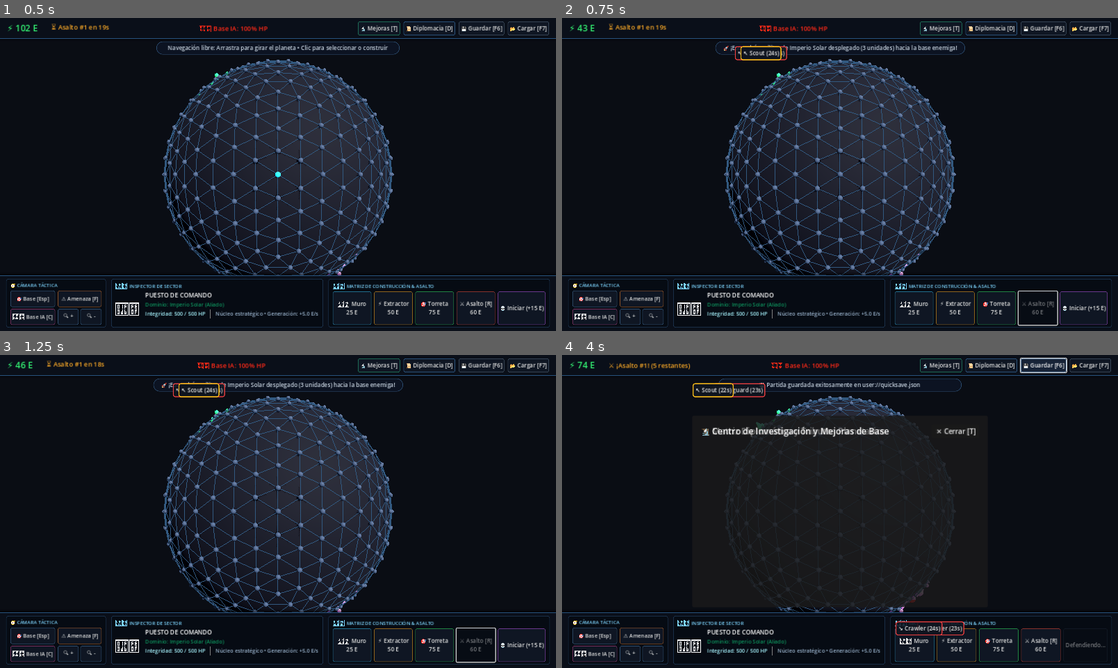
Above: before the commit, frames 1-4 (two rows, left to right).
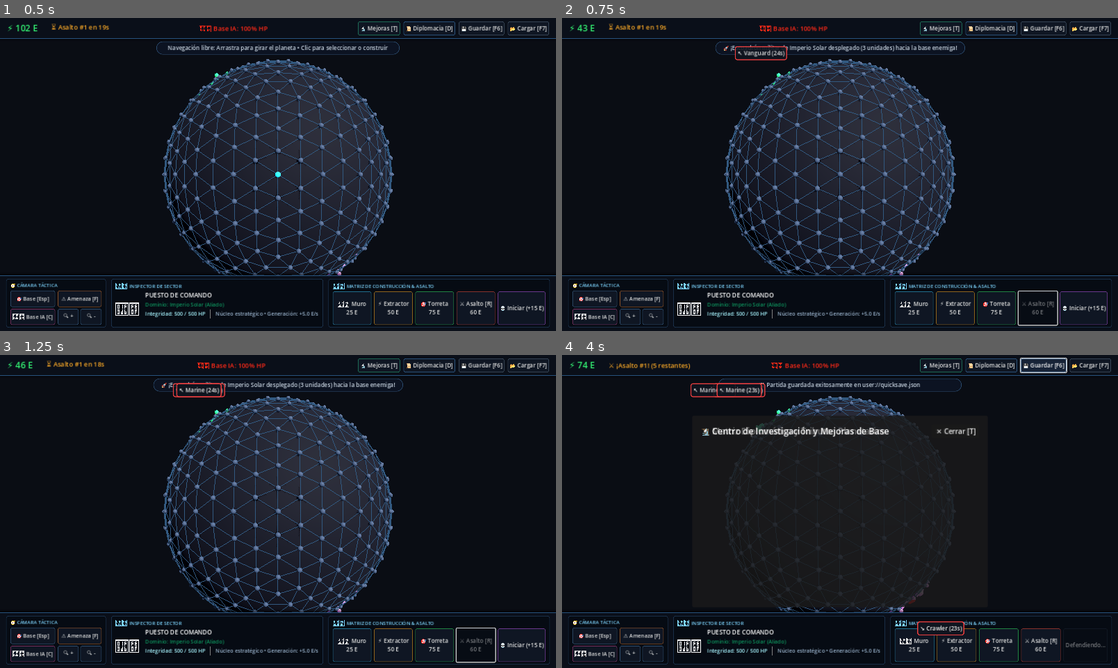
Above: after the commit, the same moments.

Repository: omarneyra/invassion
Game: Godot game, scene res://scenes/main.tscn
The game is run twice, just before and just after one commit, with the same random seed, the same clock (stepped at 60 frames per second) and the same inputs.
Inputs:
- Up to frame 1 (0.5 s): no input
- Up to frame 2 (0.75 s): click "⚔️ Asalto [R] 60 E" at 0.5 s
- Up to frame 3 (1.25 s): no input
- Up to frame 4 (4 s): click "💀 Iniciar (+15 E)" at 1.25 s; click "🔬 Mejoras [T]" at 2 s; click "📜 Diplomacia [D]" at 2.75 s; click "💾 Guardar [F6]" at 3.5 s

Frame 1 is identical in both runs. In frame 2, 0.2% of the frame differs, in the area x 32-40%, y 8-14%; in frame 3, 0.2%; in frame 4, 0.4%, in the area x 23-73%, y 8-90%.
Error in both runs: Invalid call. Nonexistent function 'add_theme_constants_override' in base 'HBoxContainer'. (res://scenes/main.gd:998)

Commit message:
feat: rebalance 8 races squad doctrines and add structural building armor

Diff:
--- a/scenes/main.gd
+++ b/scenes/main.gd
@@ -486,7 +486,7 @@
 		invader_counter += 1
 		var arch = composition[i]
 		var target_lane = lanes[i % lanes.size()]
-		var delay = i * 2.0
+		var delay = i * 0.4
 		var new_inv = CombatLogic.spawn_invader(invader_counter, target_lane, arch, delay)
 		new_inv["faction_id"] = 2
 		active_invaders.append(new_inv)
--- a/scenes/planet_view.gd
+++ b/scenes/planet_view.gd
@@ -585,8 +585,8 @@
 		custom_mat.emission = col.darkened(0.15)
 		custom_mat.emission_energy_multiplier = 1.3
 
-	if archetype == "scout":
-		# Scout veloz (aerodinámico)
+	if archetype == "scout" or archetype == "marine" or archetype == "psionic_disciple":
+		# Infantería / Scout veloz (cono aerodinámico)
 		var body = MeshInstance3D.new()
 		var cone = CylinderMesh.new()
 		cone.top_radius = 0.04
@@ -597,27 +597,79 @@
 		body.position = Vector3(0, 0.12, 0)
 		root.add_child(body)
 
-	elif archetype == "brute":
-		# Brute acorazado (pesado)
+	elif archetype == "broodling":
+		# Enjambre insectoide: cuerpo aplanado con púas dorsales
+		var body = MeshInstance3D.new()
+		var s_mesh = SphereMesh.new()
+		s_mesh.radius = 0.14
+		s_mesh.height = 0.16
+		body.mesh = s_mesh
+		body.material_override = custom_mat if custom_mat != null else mat_invader
+		body.position = Vector3(0, 0.08, 0)
+		root.add_child(body)
+
+		var horn = MeshInstance3D.new()
+		var c_mesh = CylinderMesh.new()
+		c_mesh.top_radius = 0.01
+		c_mesh.bottom_radius = 0.08
+		c_mesh.height = 0.22
+		horn.mesh = c_mesh
+		horn.material_override = custom_mat if custom_mat != null else mat_invader
+		horn.position = Vector3(0, 0.16, 0.08)
+		horn.rotation_degrees = Vector3(30, 0, 0)
+		root.add_child(horn)
+
+	elif archetype == "juggernaut" or archetype == "brute":
+		# Coloso / Brute acorazado monolítico
 		var body = MeshInstance3D.new()
 		var b_mesh = BoxMesh.new()
-		b_mesh.size = Vector3(0.35, 0.28, 0.35)
+		b_mesh.size = Vector3(0.38, 0.32, 0.38)
 		body.mesh = b_mesh
 		body.material_override = custom_mat if custom_mat != null else mat_invader_brute
+		body.position = Vector3(0, 0.16, 0)
+		root.add_child(body)
+
+		var armor = MeshInstance3D.new()
+		var armor_box = BoxMesh.new()
+		armor_box.size = Vector3(0.46, 0.12, 0.46)
+		armor.mesh = armor_box
+		armor.material_override = mat_turret
+		armor.position = Vector3(0, 0.26, 0)
+		root.add_child(armor)
+
+	elif archetype == "railgun_mech":
+		# Artillería electromagnética con cañón largo
+		var body = MeshInstance3D.new()
+		var b_mesh = BoxMesh.new()
+		b_mesh.size = Vector3(0.28, 0.22, 0.28)
+		body.mesh = b_mesh
+		body.material_override = custom_mat if custom_mat != null else mat_invader
+		body.position = Vector3(0, 0.12, 0)
+		root.add_child(body)
+
+		var barrel = MeshInstance3D.new()
+		var cyl = CylinderMesh.new()
+		cyl.top_radius = 0.03
+		cyl.bottom_radius = 0.05
+		cyl.height = 0.45
+		barrel.mesh = cyl
+		barrel.material_override = custom_mat if custom_mat != null else mat_turret
+		barrel.position = Vector3(0, 0.22, 0.18)
+		barrel.rotation_degrees = Vector3(70, 0, 0)
+		root.add_child(barrel)
+
+	elif archetype == "storm_skimmer":
+		# Deslizador aéreo / ala en delta
+		var body = MeshInstance3D.new()
+		var prism = PrismMesh.new()
+		prism.size = Vector3(0.38, 0.08, 0.32)
+		body.mesh = prism
+		body.material_override = custom_mat if custom_mat != null else mat_invader_scout
 		body.position = Vector3(0, 0.15, 0)
 		root.add_child(body)
 
-		# Placas de blindaje
-		var armor = MeshInstance3D.new()
-		var armor_box = BoxMesh.new()
-		armor_box.size = Vector3(0.42, 0.1, 0.42)
-		armor.mesh = armor_box
-		armor.material_override = mat_turret
-		armor.position = Vector3(0, 0.24, 0)
-		root.add_child(armor)
-
 	else:
-		# Vanguard / Crawler estándar
+		# Vanguard / Crawler / Void Infestor estándar
 		var body = MeshInstance3D.new()
 		var s_mesh = SphereMesh.new()
 		s_mesh.radius = 0.2
--- a/scripts/logic/ai_commander.gd
+++ b/scripts/logic/ai_commander.gd
@@ -166,51 +166,35 @@
 	if enemy_fid == null or path.is_empty() or path.size() <= 1:
 		return [false, [], 0.0, null, "No se encontró base enemiga alcanzable"]
 
-	var race_data: Dictionary = RacesLogic.get_race_data(fdata.get("race", "solarian"))
-	var unique: Dictionary = race_data.get("unique_unit", {})
+	var race_id: String = fdata.get("race", "solarian")
+	var race_data: Dictionary = RacesLogic.get_race_data(race_id)
+	var doctrine_units: Array = RacesLogic.get_race_squad_composition(race_id)
 
 	var squad: Array = []
 	var base_node = fdata.get("base_node", 0)
 
-	# Unidad líder de raza
-	squad.append({
-		"id": "%d_%d_lead_%d" % [faction_id, base_node, int(energy)],
-		"faction_id": faction_id,
-		"target_faction": enemy_fid,
-		"archetype": unique.get("type", "vanguard"),
-		"hp": float(unique.get("hp", 100.0)),
-		"max_hp": float(unique.get("max_hp", 100.0)),
-		"speed": float(unique.get("speed", 0.5)),
-		"damage": float(unique.get("damage", 20.0)),
-		"progress": 0.0,
-		"current_node": path[0],
-		"path": path.duplicate(),
-		"path_index": 0,
-		"attack_cooldown": 1.0,
-		"attack_timer": 0.0,
-		"state": "marching",
-		"color": race_data.get("color", "#22c55e"),
-	})
-
-	# Escoltas
-	for idx in range(1, 3):
+	for idx in range(doctrine_units.size()):
+		var u: Dictionary = doctrine_units[idx]
+		var sdelay: float = float(u.get("spawn_delay", 0.0))
 		squad.append({
-			"id": "%d_%d_escort_%d_%d" % [faction_id, base_node, idx, int(energy)],
+			"id": "%d_%d_%s_%d_%d" % [faction_id, base_node, u.get("archetype", "unit"), idx, int(energy)],
 			"faction_id": faction_id,
 			"target_faction": enemy_fid,
-			"archetype": "scout",
-			"hp": 40.0,
-			"max_hp": 40.0,
-			"speed": 0.8,
-			"damage": 10.0,
+			"archetype": u.get("archetype", "scout"),
+			"role": u.get("role", "heavy"),
+			"hp": float(u.get("hp", 40.0)),
+			"max_hp": float(u.get("max_hp", 40.0)),
+			"speed": float(u.get("speed", 0.7)),
+			"damage": float(u.get("damage", 10.0)),
 			"progress": 0.0,
 			"current_node": path[0],
 			"path": path.duplicate(),
 			"path_index": 0,
 			"attack_cooldown": 1.0,
 			"attack_timer": 0.0,
-			"state": "marching",
-			"spawn_delay": float(idx * 0.8),
+			"state": "spawning" if sdelay > 0.0 else "marching",
+			"spawn_delay": sdelay,
+			"scale": float(u.get("scale", 1.0)),
 			"color": race_data.get("color", "#22c55e"),
 		})
 
--- a/scripts/logic/combat.gd
+++ b/scripts/logic/combat.gd
@@ -253,7 +253,16 @@
 
 		var target = find_turret_target(nid, building, updated_invaders, icosphere, factions_data)
 		if target != null and timer >= cooldown:
-			var damage: float = building.get("damage", 35.0 if building.get("type") == "turret" else 20.0)
+			var raw_damage: float = building.get("damage", 35.0 if building.get("type") == "turret" else 20.0)
+			var target_fid: int = target.get("faction_id", 0)
+			var target_race: String = ""
+			if factions_data != null and (factions_data is Dictionary) and factions_data.has("factions"):
+				if factions_data["factions"].has(target_fid):
+					target_race = factions_data["factions"][target_fid].get("race", "")
+
+			var damage: float = RacesLogic.calculate_incoming_damage(
+				raw_damage, false, "", target_race
+			)
 			target["hp"] -= damage
 			timer = 0.0
 			events.append({
@@ -272,8 +281,21 @@
 		elif target == null and factions_data != null and timer >= cooldown and building.get("type") == "turret":
 			var target_bld_node = find_turret_building_target(nid, building, new_world["nodes"], icosphere, factions_data)
 			if target_bld_node != null:
-				var damage: float = building.get("damage", 35.0)
+				var raw_damage: float = building.get("damage", 35.0)
+				var turret_race: String = ""
+				var b_fid: int = building.get("faction_id", 1)
+				if factions_data.has("factions") and factions_data["factions"].has(b_fid):
+					turret_race = factions_data["factions"][b_fid].get("race", "")
+
 				var target_bld = new_world["nodes"][target_bld_node]["building"]
+				var target_bld_fid: int = target_bld.get("faction_id", 0)
+				var target_race: String = ""
+				if factions_data.has("factions") and factions_data["factions"].has(target_bld_fid):
+					target_race = factions_data["factions"][target_bld_fid].get("race", "")
+
+				var damage: float = RacesLogic.calculate_incoming_damage(
+					raw_damage, true, turret_race, target_race, "heavy"
+				)
 				target_bld["hp"] -= damage
 				timer = 0.0
 				events.append({
@@ -318,11 +340,23 @@
 				inv["attack_timer"] += delta_time
 				if inv["attack_timer"] >= inv["attack_cooldown"]:
 					inv["attack_timer"] = 0.0
-					target_bld["hp"] -= inv["damage"]
+					var attacker_role: String = inv.get("role", "light" if inv.get("archetype") in ["scout", "broodling", "pulse_drone", "marine", "psionic_disciple", "crawler"] else "heavy")
+					var attacker_race: String = ""
+					var defender_race: String = ""
+					if factions_data != null and (factions_data is Dictionary) and factions_data.has("factions"):
+						if factions_data["factions"].has(inv_fid):
+							attacker_race = factions_data["factions"][inv_fid].get("race", "")
+						if factions_data["factions"].has(bld_fid):
+							defender_race = factions_data["factions"][bld_fid].get("race", "")
+
+					var effective_damage: float = RacesLogic.calculate_incoming_damage(
+						float(inv["damage"]), true, attacker_race, defender_race, attacker_role
+					)
+					target_bld["hp"] -= effective_damage
 					events.append({
 						"type": "building_damaged",
 						"node_id": curr_node,
-						"damage": inv["damage"],
+						"damage": effective_damage,
 						"remaining_hp": target_bld["hp"],
 						"target_faction": bld_fid,
 						"attacker_faction": inv_fid,
--- a/scripts/logic/races.gd
+++ b/scripts/logic/races.gd
@@ -35,11 +35,19 @@
 		"unique_unit": {
 			"type": "vanguard",
 			"name": "Vanguard Mech",
-			"hp": 140.0,
-			"max_hp": 140.0,
+			"hp": 120.0,
+			"max_hp": 120.0,
 			"speed": 0.50,
-			"damage": 22.0,
+			"damage": 20.0,
 			"trait": "Infantería mecanizada pesada con blindaje reforzado.",
+		},
+		"squad_doctrine": {
+			"name": "Armored Spearhead",
+			"units": [
+				{"archetype": "vanguard", "name": "Vanguard Mech", "hp": 120.0, "max_hp": 120.0, "speed": 0.50, "damage": 20.0, "role": "heavy", "spawn_delay": 0.0, "scale": 1.2},
+				{"archetype": "marine", "name": "Infantry Marine", "hp": 40.0, "max_hp": 40.0, "speed": 0.70, "damage": 10.0, "role": "light", "spawn_delay": 0.3, "scale": 0.8},
+				{"archetype": "marine", "name": "Infantry Marine", "hp": 40.0, "max_hp": 40.0, "speed": 0.70, "damage": 10.0, "role": "light", "spawn_delay": 0.6, "scale": 0.8},
+			],
 		},
 		"team_bonus": {
 			"type": "passive_income_bonus",
@@ -81,8 +89,18 @@
 			"hp": 45.0,
 			"max_hp": 45.0,
 			"speed": 1.10,
-			"damage": 12.0,
+			"damage": 10.0,
 			"trait": "Avanza a gran velocidad y regenera tejido biológico.",
+		},
+		"squad_doctrine": {
+			"name": "Brood Swarm",
+			"units": [
+				{"archetype": "broodling", "name": "Broodling", "hp": 45.0, "max_hp": 45.0, "speed": 1.10, "damage": 10.0, "role": "light", "spawn_delay": 0.0, "scale": 0.7},
+				{"archetype": "broodling", "name": "Broodling", "hp": 45.0, "max_hp": 45.0, "speed": 1.10, "damage": 10.0, "role": "light", "spawn_delay": 0.2, "scale": 0.7},
+				{"archetype": "broodling", "name": "Broodling", "hp": 45.0, "max_hp": 45.0, "speed": 1.10, "damage": 10.0, "role": "light", "spawn_delay": 0.4, "scale": 0.7},
+				{"archetype": "broodling", "name": "Broodling", "hp": 45.0, "max_hp": 45.0, "speed": 1.10, "damage": 10.0, "role": "light", "spawn_delay": 0.6, "scale": 0.7},
+				{"archetype": "broodling", "name": "Broodling", "hp": 45.0, "max_hp": 45.0, "speed": 1.10, "damage": 10.0, "role": "light", "spawn_delay": 0.8, "scale": 0.7},
+			],
 		},
 		"team_bonus": {
 			"type": "spawn_delay_reduction",
@@ -123,9 +141,17 @@
 			"name": "Railgun Automaton",
 			"hp": 90.0,
 			"max_hp": 90.0,
-			"speed": 0.40,
-			"damage": 40.0,
+			"speed": 0.45,
+			"damage": 35.0,
 			"trait": "Artillería electromagnética con impacto a distancia.",
+		},
+		"squad_doctrine": {
+			"name": "Quantum Battery",
+			"units": [
+				{"archetype": "railgun_mech", "name": "Railgun Automaton", "hp": 90.0, "max_hp": 90.0, "speed": 0.45, "damage": 35.0, "role": "heavy", "spawn_delay": 0.0, "scale": 1.1},
+				{"archetype": "pulse_drone", "name": "Pulse Drone", "hp": 40.0, "max_hp": 40.0, "speed": 0.75, "damage": 8.0, "role": "light", "spawn_delay": 0.35, "scale": 0.75},
+				{"archetype": "pulse_drone", "name": "Pulse Drone", "hp": 40.0, "max_hp": 40.0, "speed": 0.75, "damage": 8.0, "role": "light", "spawn_delay": 0.70, "scale": 0.75},
+			],
 		},
 		"team_bonus": {
 			"type": "turret_damage_bonus",
@@ -164,11 +190,19 @@
 		"unique_unit": {
 			"type": "archon_strider",
 			"name": "Archon Strider",
-			"hp": 160.0,
-			"max_hp": 160.0,
-			"speed": 0.45,
-			"damage": 28.0,
+			"hp": 130.0,
+			"max_hp": 130.0,
+			"speed": 0.50,
+			"damage": 24.0,
 			"trait": "Emite campos de energía psiónica al avanzar.",
+		},
+		"squad_doctrine": {
+			"name": "Psionic Phalanx",
+			"units": [
+				{"archetype": "archon_strider", "name": "Archon Strider", "hp": 130.0, "max_hp": 130.0, "speed": 0.50, "damage": 24.0, "role": "heavy", "spawn_delay": 0.0, "scale": 1.2},
+				{"archetype": "psionic_disciple", "name": "Psionic Disciple", "hp": 40.0, "max_hp": 40.0, "speed": 0.65, "damage": 10.0, "role": "light", "spawn_delay": 0.35, "scale": 0.8},
+				{"archetype": "psionic_disciple", "name": "Psionic Disciple", "hp": 40.0, "max_hp": 40.0, "speed": 0.65, "damage": 10.0, "role": "light", "spawn_delay": 0.70, "scale": 0.8},
+			],
 		},
 		"team_bonus": {
 			"type": "purification_range_bonus",
@@ -207,11 +241,19 @@
 		"unique_unit": {
 			"type": "raider_scout",
 			"name": "Raider Scout",
-			"hp": 50.0,
-			"max_hp": 50.0,
-			"speed": 0.95,
-			"damage": 18.0,
+			"hp": 55.0,
+			"max_hp": 55.0,
+			"speed": 0.90,
+			"damage": 14.0,
 			"trait": "Infiltrador táctico con bonificación extrema de demolición.",
+		},
+		"squad_doctrine": {
+			"name": "Scavenger Raiding Party",
+			"units": [
+				{"archetype": "raider_scout", "name": "Raider Scout", "hp": 55.0, "max_hp": 55.0, "speed": 0.90, "damage": 14.0, "role": "siege", "spawn_delay": 0.0, "scale": 0.85},
+				{"archetype": "raider_scout", "name": "Raider Scout", "hp": 55.0, "max_hp": 55.0, "speed": 0.90, "damage": 14.0, "role": "siege", "spawn_delay": 0.30, "scale": 0.85},
+				{"archetype": "raider_scout", "name": "Raider Scout", "hp": 55.0, "max_hp": 55.0, "speed": 0.90, "damage": 14.0, "role": "siege", "spawn_delay": 0.60, "scale": 0.85},
+			],
 		},
 		"team_bonus": {
 			"type": "salvage_share",
@@ -250,11 +292,17 @@
 		"unique_unit": {
 			"type": "juggernaut",
 			"name": "Juggernaut Colossus",
-			"hp": 300.0,
-			"max_hp": 300.0,
-			"speed": 0.20,
-			"damage": 45.0,
+			"hp": 240.0,
+			"max_hp": 240.0,
+			"speed": 0.25,
+			"damage": 36.0,
 			"trait": "Armadura monolítica masiva resistente a fuego cruzado.",
+		},
+		"squad_doctrine": {
+			"name": "Monolithic Colossus",
+			"units": [
+				{"archetype": "juggernaut", "name": "Juggernaut Colossus", "hp": 240.0, "max_hp": 240.0, "speed": 0.25, "damage": 36.0, "role": "heavy", "spawn_delay": 0.0, "scale": 1.5},
+			],
 		},
 		"team_bonus": {
 			"type": "ally_building_hp_bonus",
@@ -293,11 +341,19 @@
 		"unique_unit": {
 			"type": "storm_skimmer",
 			"name": "Storm Skimmer",
-			"hp": 65.0,
-			"max_hp": 65.0,
+			"hp": 60.0,
+			"max_hp": 60.0,
 			"speed": 0.90,
-			"damage": 20.0,
+			"damage": 14.0,
 			"trait": "Deslizador atmosférico que puede volar sobre obstáculos.",
+		},
+		"squad_doctrine": {
+			"name": "Sky Wing",
+			"units": [
+				{"archetype": "storm_skimmer", "name": "Storm Skimmer", "hp": 60.0, "max_hp": 60.0, "speed": 0.90, "damage": 14.0, "role": "light", "spawn_delay": 0.0, "scale": 0.85},
+				{"archetype": "storm_skimmer", "name": "Storm Skimmer", "hp": 60.0, "max_hp": 60.0, "speed": 0.90, "damage": 14.0, "role": "light", "spawn_delay": 0.30, "scale": 0.85},
+				{"archetype": "storm_skimmer", "name": "Storm Skimmer", "hp": 60.0, "max_hp": 60.0, "speed": 0.90, "damage": 14.0, "role": "light", "spawn_delay": 0.60, "scale": 0.85},
+			],
 		},
 		"team_bonus": {
 			"type": "ally_speed_bonus",
@@ -336,11 +392,18 @@
 		"unique_unit": {
 			"type": "void_infestor",
 			"name": "Void Infestor",
-			"hp": 110.0,
-			"max_hp": 110.0,
-			"speed": 0.45,
-			"damage": 24.0,
+			"hp": 100.0,
+			"max_hp": 100.0,
+			"speed": 0.50,
+			"damage": 20.0,
 			"trait": "Corrompe nodos terrestres al desplazarse.",
+		},
+		"squad_doctrine": {
+			"name": "Void Incursion",
+			"units": [
+				{"archetype": "void_infestor", "name": "Void Infestor", "hp": 100.0, "max_hp": 100.0, "speed": 0.50, "damage": 20.0, "role": "heavy", "spawn_delay": 0.0, "scale": 1.1},
+				{"archetype": "void_infestor", "name": "Void Infestor", "hp": 100.0, "max_hp": 100.0, "speed": 0.50, "damage": 20.0, "role": "heavy", "spawn_delay": 0.40, "scale": 1.1},
+			],
 		},
 		"team_bonus": {
 			"type": "corruption_immunity",
@@ -402,14 +465,62 @@
 
 	return modified
 
-static func calculate_incoming_damage(raw_damage: float, is_target_structure: bool, attacker_race_id: String, defender_race_id: String) -> float:
+static func calculate_incoming_damage(raw_damage: float, is_target_structure: bool, attacker_race_id: String = "", defender_race_id: String = "", attacker_role: String = "heavy") -> float:
 	var damage: float = raw_damage
-	if attacker_race_id != "":
-		var att_race = get_race_data(attacker_race_id)
-		if is_target_structure:
+	if is_target_structure:
+		if attacker_role == "light":
+			damage *= 0.5
+		if attacker_race_id != "":
+			var att_race = get_race_data(attacker_race_id)
 			damage *= float(att_race.get("combat_modifiers", {}).get("structure_damage_mult", 1.0))
 	if defender_race_id != "":
 		var def_race = get_race_data(defender_race_id)
 		var reduction: float = float(def_race.get("combat_modifiers", {}).get("damage_reduction", 0.0))
 		damage *= (1.0 - reduction)
 	return maxf(0.0, damage)
+
+static func get_race_squad_composition(race_id: String) -> Array:
+	var race = get_race_data(race_id)
+	var doctrine = race.get("squad_doctrine")
+	if doctrine != null and (doctrine is Dictionary) and doctrine.has("units"):
+		var res: Array = []
+		for u in doctrine["units"]:
+			res.append(u.duplicate(true))
+		return res
+
+	var unique: Dictionary = race.get("unique_unit", {})
+	return [
+		{
+			"archetype": unique.get("type", "vanguard"),
+			"name": unique.get("name", "Vanguard Mech"),
+			"hp": float(unique.get("hp", 120.0)),
+			"max_hp": float(unique.get("max_hp", 120.0)),
+			"speed": float(unique.get("speed", 0.5)),
+			"damage": float(unique.get("damage", 20.0)),
+			"role": "heavy",
+			"spawn_delay": 0.0,
+			"scale": 1.2,
+		},
+		{
+			"archetype": "scout",
+			"name": "Scout",
+			"hp": 40.0,
+			"max_hp": 40.0,
+			"speed": 0.8,
+			"damage": 10.0,
+			"role": "light",
+			"spawn_delay": 0.35,
+			"scale": 0.75,
+		},
+		{
+			"archetype": "scout",
+			"name": "Scout",
+			"hp": 40.0,
+			"max_hp": 40.0,
+			"speed": 0.8,
+			"damage": 10.0,
+			"role": "light",
+			"spawn_delay": 0.70,
+			"scale": 0.75,
+		},
+	]
Not shown, changed: logic/ai_commander.py
Not shown, changed: logic/combat.py
Not shown, changed: logic/races.py
Not shown, changed: tests/test_ai_commander.py
Not shown, changed: tests/test_races.py
